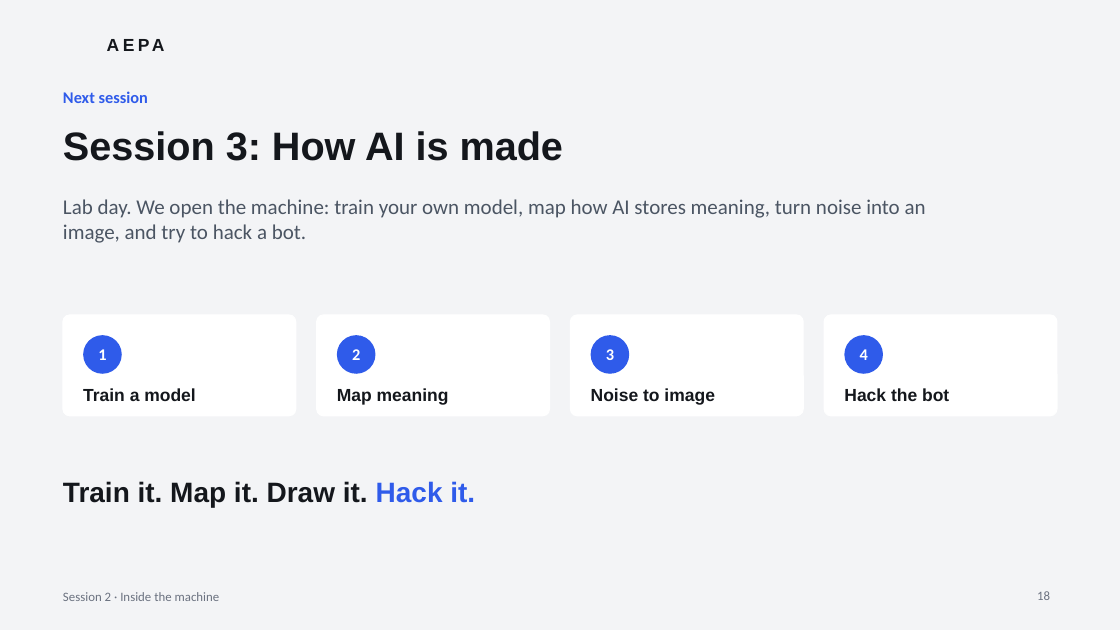
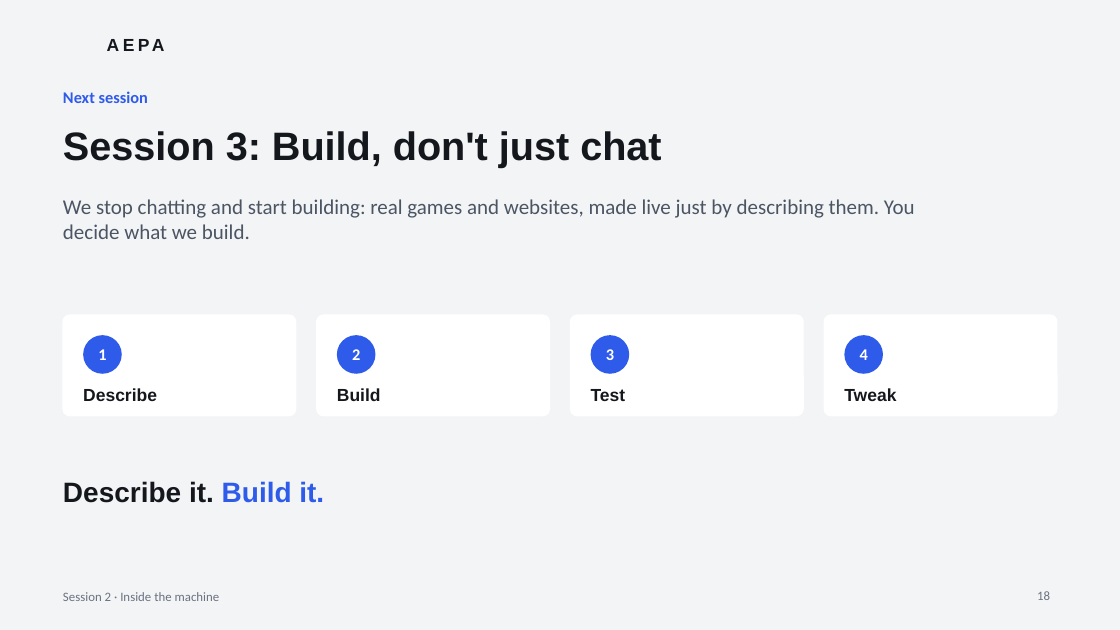
Before and after one commit to JTSG-cons/aepa-sessions, a slide deck: slide 18 of session-2/AEPA-Session-2.pptx. Drawn at 1120x630 pixels with LibreOffice and Linux fonts; fonts in the diff are those of the drawing; background and template pictures are left out. Boxes give left, top, right and bottom in pixels: in the first picture for what was removed or moved away, otherwise in the second. Text is boxed around its words. In the diff, an @@ line names an element or a change of style, - is before the commit and + after.

```diff
--- a/session-2/AEPA-Session-2.pptx
+++ b/session-2/AEPA-Session-2.pptx
@@ title at bbox=[63, 131, 661, 167]: text changed @@
-Session 3: How AI is made
+Session 3: Build, don't just chat
@@ text at bbox=[63, 199, 915, 239]: text changed @@
-Lab day. We open the machine: train your own model, map how AI stores meaning, turn noise into an image, and try to hack a bot.
+We stop chatting and start building: real games and websites, made live just by describing them. You decide what we build.
@@ text at bbox=[83, 388, 157, 401]: text changed @@
-Train a model
+Describe
@@ text at bbox=[337, 388, 381, 401]: text changed @@
-Map meaning
+Build
@@ text at bbox=[591, 389, 626, 401]: text changed @@
-Noise to image
+Test
@@ text at bbox=[844, 388, 896, 401]: text changed @@
-Hack the bot
+Tweak
@@ text at bbox=[63, 481, 324, 503]: text changed @@
-Train it. Map it. Draw it. Hack it.
+Describe it. Build it.
```
Also in this commit, not shown: 7 other files.
